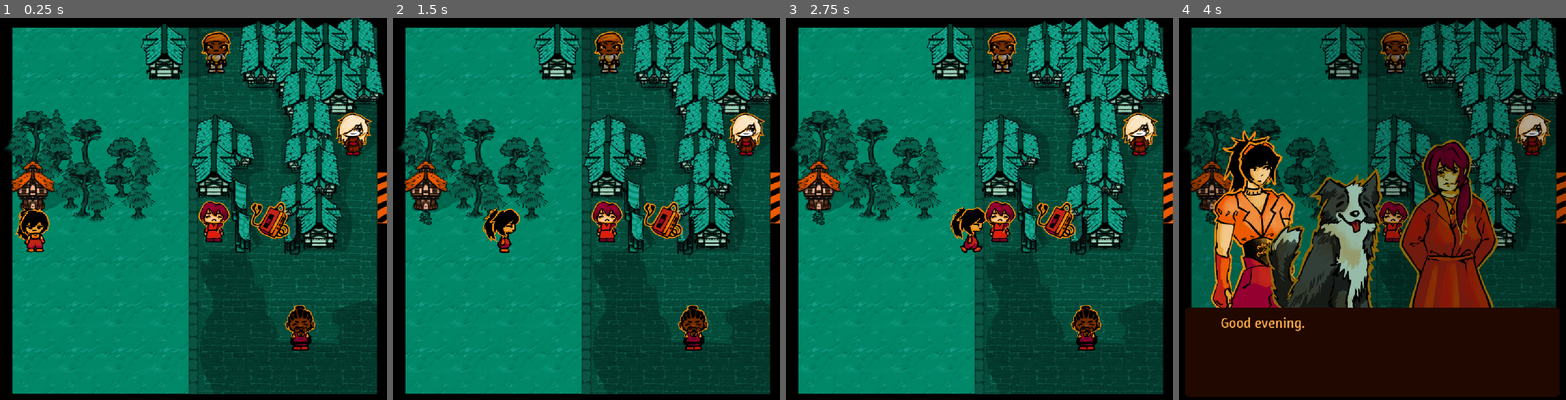
Above: before the commit, frames 1-4 (left to right).
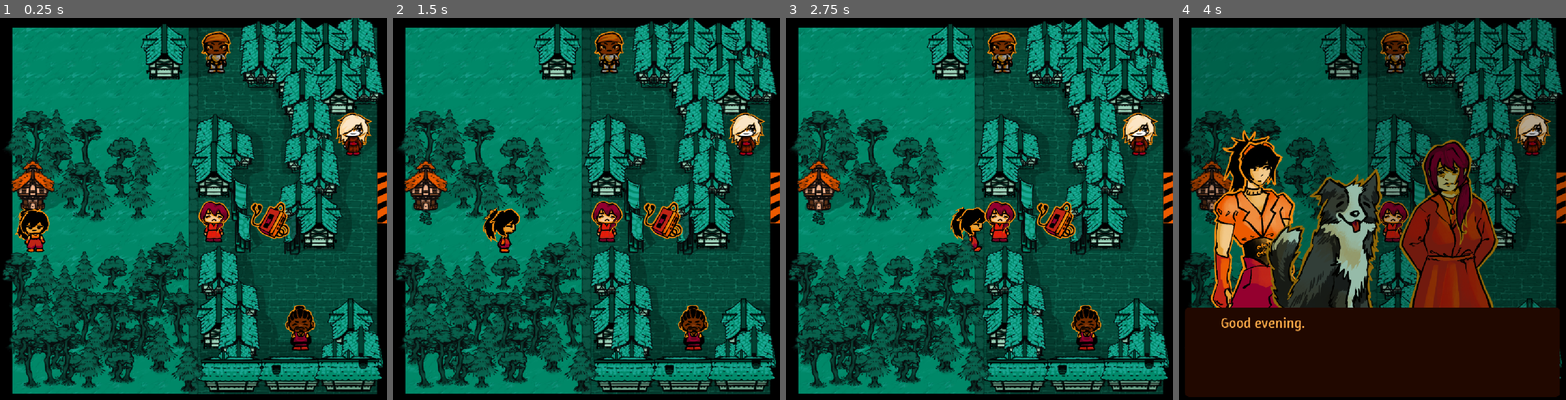
Above: after the commit, the same moments.

Repository: cannonheart/wgj2026
Game: Godot game, scene res://main.tscn
Same seed, same stepped clock (60 frames per second), same inputs: the game is played once before the commit and once after it.
Inputs (mouse positions are in pixels of both pictures, inside the frame that each line leads up to):
- Up to frame 1 (0.25 s): no input
- Up to frame 2 (1.5 s): tap Enter at 0.5 s; move the mouse to (671, 193) at 0.52 s; hold D (Right) 0.53-1.25 s; hold Shift 0.53-1.25 s; click (671, 193) at 0.67 s; drag from (509, 231) to (605, 220) at 1.27 s
- Up to frame 3 (2.75 s): tap Space at 2 s; move the mouse to (1018, 124) at 2.02 s; hold D (Right) from 2.03 s (still down); tap Ctrl at 2.1 s
- Up to frame 4 (4 s): release D (Right) at 2.75 s; drag from (1353, 289) to (1531, 132) at 2.77 s; click "Good evening." at 3.5 s

The runs differ from the first frame. In frame 1, 20% of the frame differs, in the area x 0-99%, y 55-98%; in frame 2, 20%; in frame 3, 20%; in frame 4, 1.9%.

Commit message:
added second layer to fix z issues

Diff:
--- a/main.tscn
+++ b/main.tscn
@@ -13,6 +13,7 @@
 [ext_resource type="PackedScene" uid="uid://d1at0racw2m4q" path="res://dialogue_scenes/a1-casette.tscn" id="7_w48qg"]
 [ext_resource type="Texture2D" uid="uid://delod88q5g71x" path="res://Assets/OverworldSprites/Walkman_Sprite.png" id="7_ycdy4"]
 [ext_resource type="PackedScene" uid="uid://casfljtxtsr31" path="res://Prefabs/sfx_player.tscn" id="8_5vw27"]
+[ext_resource type="Texture2D" uid="uid://dy4ef3dlg804u" path="res://Assets/Enviourmnet/Act_1_ForGround.png" id="8_come4"]
 [ext_resource type="Script" uid="uid://damb02ltk8xxk" path="res://Scripts/dialog_trigger_casette.gd" id="9_2cqfq"]
 [ext_resource type="PackedScene" uid="uid://bupwlglt2ipis" path="res://dialogue_scenes/a1-woman.tscn" id="10_82xsv"]
 [ext_resource type="Texture2D" uid="uid://cgrher0jr008e" path="res://Assets/OverworldSprites/Woman_Sprite.png" id="10_cegan"]
@@ -52,7 +53,7 @@
 points = PackedVector2Array(50, -136.5, -195, -164.5, -192, 92.5, 25, 94, 179, 94, 171, -83)
 
 [sub_resource type="RectangleShape2D" id="RectangleShape2D_67wck"]
-size = Vector2(543, 363)
+size = Vector2(543, 320)
 
 [sub_resource type="RectangleShape2D" id="RectangleShape2D_07mw4"]
 size = Vector2(140, 194)
@@ -124,7 +125,7 @@
 size = Vector2(436, 119)
 
 [sub_resource type="RectangleShape2D" id="RectangleShape2D_i45og"]
-size = Vector2(120.5, 167)
+size = Vector2(120.5, 130.5)
 
 [sub_resource type="RectangleShape2D" id="RectangleShape2D_and0b"]
 size = Vector2(52, 1088)
@@ -170,6 +171,10 @@
 [node name="bg" type="Sprite2D" parent="Overworld/world/act1" unique_id=1716402812]
 z_index = -100
 texture = ExtResource("7_b1qrp")
+
+[node name="bg2" type="Sprite2D" parent="Overworld/world/act1" unique_id=1675436597]
+z_index = 1
+texture = ExtResource("8_come4")
 
 [node name="mother" type="Area2D" parent="Overworld/world/act1" unique_id=1305908253 groups=["SceneTransitions"]]
 position = Vector2(56, 24)
@@ -391,7 +396,7 @@
 position = Vector2(-370, 373)
 
 [node name="CollisionShape2D" type="CollisionShape2D" parent="Overworld/Collisions/StaticBody2D2" unique_id=1160324333]
-position = Vector2(134.5, -54.5)
+position = Vector2(134.5, -33)
 shape = SubResource("RectangleShape2D_67wck")
 
 [node name="StaticBody2D3" type="StaticBody2D" parent="Overworld/Collisions" unique_id=1702062428]
@@ -511,7 +516,7 @@
 position = Vector2(461, 290)
 
 [node name="CollisionShape2D" type="CollisionShape2D" parent="Overworld/Collisions/StaticBody2D10" unique_id=69952616]
-position = Vector2(-12.25, 52)
+position = Vector2(-12.25, 70.25)
 shape = SubResource("RectangleShape2D_i45og")
 
 [node name="StaticBody2D11" type="StaticBody2D" parent="Overworld/Collisions" unique_id=299366105]
